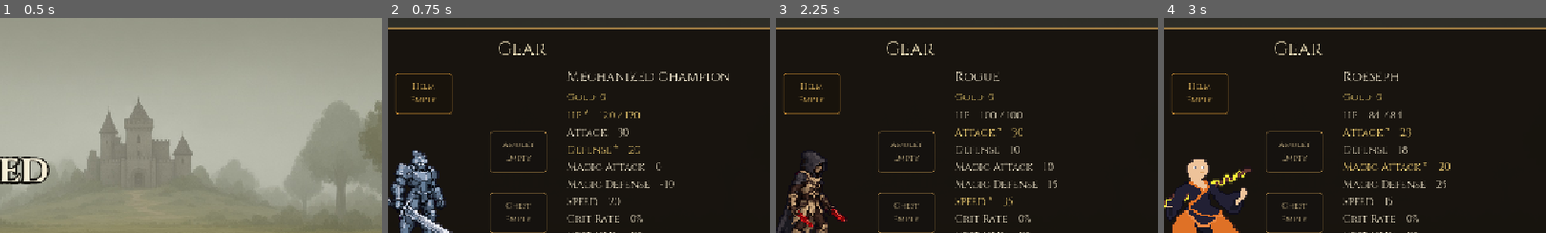
Above: before the commit, frames 1-4 (left to right).
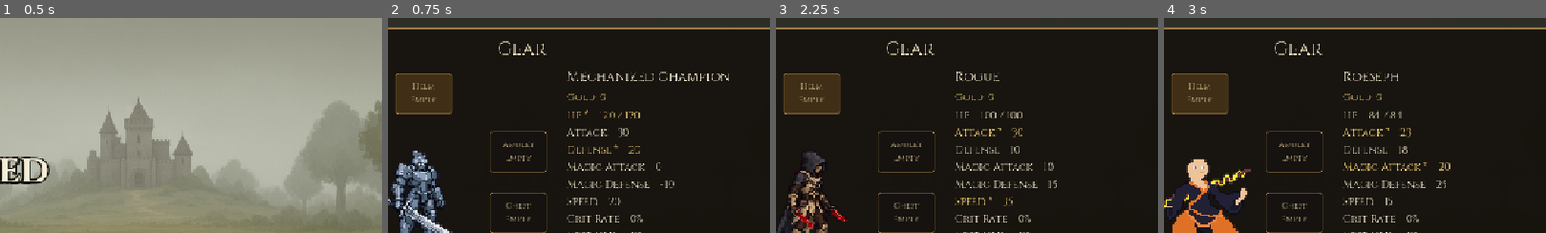
Above: after the commit, the same moments.

Repository: Jeanselantigua/gameproject
Game: Godot game, scene res://Battle/battle.tscn
Two runs of this game, one before a commit and one after it. Both use one fixed random seed, a clock stepped at 60 frames per second and the inputs below.
Inputs:
- Up to frame 1 (0.5 s): no input
- Up to frame 2 (0.75 s): click "Gear" at 0.5 s
- Up to frame 3 (2.25 s): click "Mechanized Champion" at 1.25 s; click "Rogue" at 2 s
- Up to frame 4 (3 s): click "Roeseph" at 2.75 s
The pictures show only the part of the screen within x 32-82%, y 0-50%; the shares and areas given below are measured in that part.

Frame 1 is identical in both runs. In frame 2, 2.5% of the frame differs, in the area x 2-17%, y 25-45%; in frame 3, 2.5%; in frame 4, 2.5%.

Commit message:
Added changing gear mid runs and upgrading them

Diff:
--- a/Battle/battle.gd
+++ b/Battle/battle.gd
@@ -439,10 +439,11 @@
 	dungeon_room += 1
 	if dungeon_room >= Enemies.FLOORS:
 		_add_log("Floor 100 falls. The dungeon is cleared.")
-		_set_menu(["Leave"])
+		_set_menu(["Gear", "Leave"])
 		return
 	_add_log(Enemies.room_blurb(dungeon_room))
-	_set_menu(["Next floor", "Leave"])
+	_add_log("Open Gear to equip, upgrade, or sell pieces before the next floor.")
+	_set_menu(["Next floor", "Gear", "Leave"])
 
 
 func _needs_level_up() -> bool:
@@ -660,6 +661,8 @@
 		if run_kind == "dungeon":
 			if label == "Next floor":
 				_begin_dungeon_room()
+			elif label == "Gear":
+				_open_gear()
 			elif label == "Leave":
 				_show_mode()
 			return
--- a/Scenes/armor_slot.gd
+++ b/Scenes/armor_slot.gd
@@ -5,6 +5,12 @@
 ## Gear screen fills in the piece; level-up leaves it empty until something is worn.
 
 signal slot_pressed(slot_id: String)
+
+const EMPTY_BORDER := Color(0.62, 0.48, 0.26)
+const EMPTY_TEXT := Color(0.78, 0.7, 0.52)
+const WORN_TEXT := Color(0.95, 0.92, 0.84)
+const EMPTY_FILL := Color(0.08, 0.07, 0.06, 0.85)
+const SELECTED_FILL := Color(0.26, 0.19, 0.09, 0.95)
 
 @export var slot_name := "Helm":
 	set(value):
@@ -25,10 +31,20 @@
 		accept_event()
 
 
-func show_piece(caption: String, selected: bool, color: Color = Color(0.78, 0.7, 0.52)) -> void:
+## An empty slot keeps the scene's thin bronze border. A worn piece gets a thicker border in its rarity color.
+func show_piece(caption: String, selected: bool, rarity_color: Variant = null) -> void:
 	$Label.text = caption
-	$Label.add_theme_color_override("font_color", color)
-	modulate = Color(1.2, 1.08, 0.75) if selected else Color.WHITE
+	var frame := get_theme_stylebox("panel").duplicate() as StyleBoxFlat
+	if rarity_color == null:
+		frame.border_color = EMPTY_BORDER
+		frame.set_border_width_all(1)
+		$Label.add_theme_color_override("font_color", EMPTY_TEXT)
+	else:
+		frame.border_color = rarity_color
+		frame.set_border_width_all(2)
+		$Label.add_theme_color_override("font_color", WORN_TEXT)
+	frame.bg_color = SELECTED_FILL if selected else EMPTY_FILL
+	add_theme_stylebox_override("panel", frame)
 
 
 func _paint() -> void:
--- a/Scenes/armor_slot.tscn
+++ b/Scenes/armor_slot.tscn
@@ -36,3 +36,4 @@
 Empty"
 horizontal_alignment = 1
 vertical_alignment = 1
+autowrap_mode = 3
--- a/Scenes/gear_screen.gd
+++ b/Scenes/gear_screen.gd
@@ -35,6 +35,7 @@
 var _slot := "helm"
 var _bag_uid := -1
 var _live: Dictionary = {}
+var _party: Array[String] = []
 var _hero_group := ButtonGroup.new()
 var _bag_group := ButtonGroup.new()
 var _notice := ""
@@ -43,12 +44,16 @@
 func open(live: Array = []) -> void:
 	GearBook.load_book()
 	_live.clear()
+	_party.clear()
 	for hero in live:
 		var battler := hero as Battler
-		if battler != null and battler.side == "player":
+		if battler != null and battler.side == "player" and Roster.ids().has(battler.display_name):
 			_live[battler.display_name] = battler
-	if _hero == "" or not Roster.ids().has(_hero):
-		_hero = Roster.ids()[0]
+			_party.append(battler.display_name)
+	if _party.is_empty():
+		_party = Roster.ids()
+	if not _party.has(_hero):
+		_hero = _party[0]
 	_bag_uid = -1
 	detail.text = "Pick a slot, then a piece from the bag."
 	visible = true
@@ -126,7 +131,7 @@
 func _refresh_party() -> void:
 	for child in members.get_children():
 		child.free()
-	for id in Roster.ids():
+	for id in _party:
 		var button := MEMBER_SCENE.instantiate() as Button
 		button.text = id
 		button.button_group = _hero_group
@@ -152,12 +157,11 @@
 		var slot_id := str(slot_name).to_lower()
 		var slot: Node = doll.get_node(str(slot_name))
 		var worn := GearBook.piece_on(_hero, slot_id)
-		var caption := "%s\nEmpty" % slot_name
-		var color := Color(0.78, 0.7, 0.52)
-		if worn != null:
-			caption = "%s\n+%d" % [GearBook.rarity_label(worn.rarity), worn.level]
-			color = GearBook.rarity_color(worn.rarity)
-		slot.show_piece(caption, slot_id == _slot, color)
+		if worn == null:
+			slot.show_piece("%s\nEmpty" % slot_name, slot_id == _slot)
+		else:
+			var caption := "%s %s\n+%d" % [GearBook.set_label(worn.set_id), GearBook.slot_label(worn.slot), worn.level]
+			slot.show_piece(caption, slot_id == _slot, GearBook.rarity_color(worn.rarity))
 
 
 func _refresh_stats() -> void:
